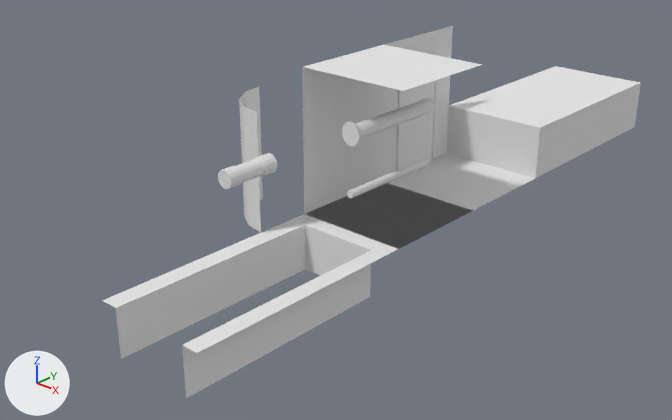
The Blender file Assets/RoomBuilder.blend as it was, and as the next commit left it.
One viewpoint serves both versions: a camera (50 mm lens) standing at (9.93, -10.21, 6.22) and looking at (0.26, 0.48, -0.01). Every picture has the same lights, and +X, +Y and +Z are marked at lower left.

The first picture shows 'Ceiling', 'Cylinder', 'Door', 'DoorFrame', 'ElectrifiedBlock', 'Floor', 'MovingFloor', 'PipeBig.001', 'PitTriple', 'Pitdouble', 'RandomBlock', 'Wall'.
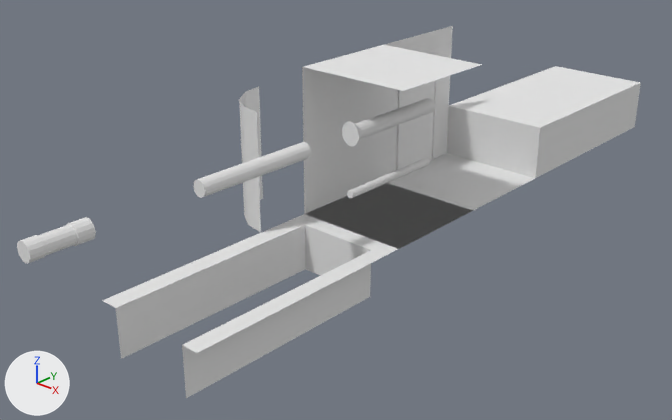
Where the change shows, as pixel boxes [x1, y1, x2, y2] in the pictures (672 x 420 px):
'PipeBig.001', moved: before [218, 153, 277, 189]; after [17, 217, 96, 264]
'PipeBigMiddle', added: after [193, 142, 311, 198]

What the commit changed:
Material 'Pipe' (mat_pipe) is new.
Its base color is (0.8, 0.8, 0.8) (white #e7e7e7).
Mesh me_cylinder_006 is new.
It has 64 vertices, 50 faces and spans x 0.88..1.12, y -2.0..0.0, z 1.5..1.75.
It uses material mat_pipe (white #e7e7e7).
Object 'PipeBig.001' (ob_pipebig_001) moves from (0.0, -1.02, 0.0) to (0.0, -4.02, 0.0).
Object 'PipeBigMiddle' (ob_pipebigmiddle) is new; it shows me_cylinder_006.
Its location is (0.0, -1.02, 0.0).
